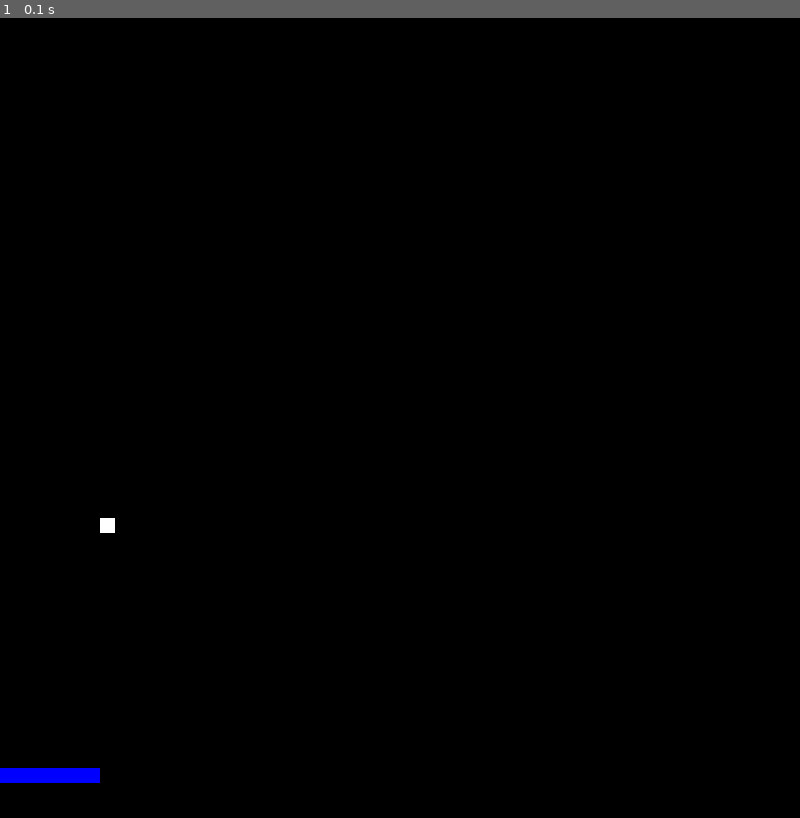
Above: before the commit, frame 1.
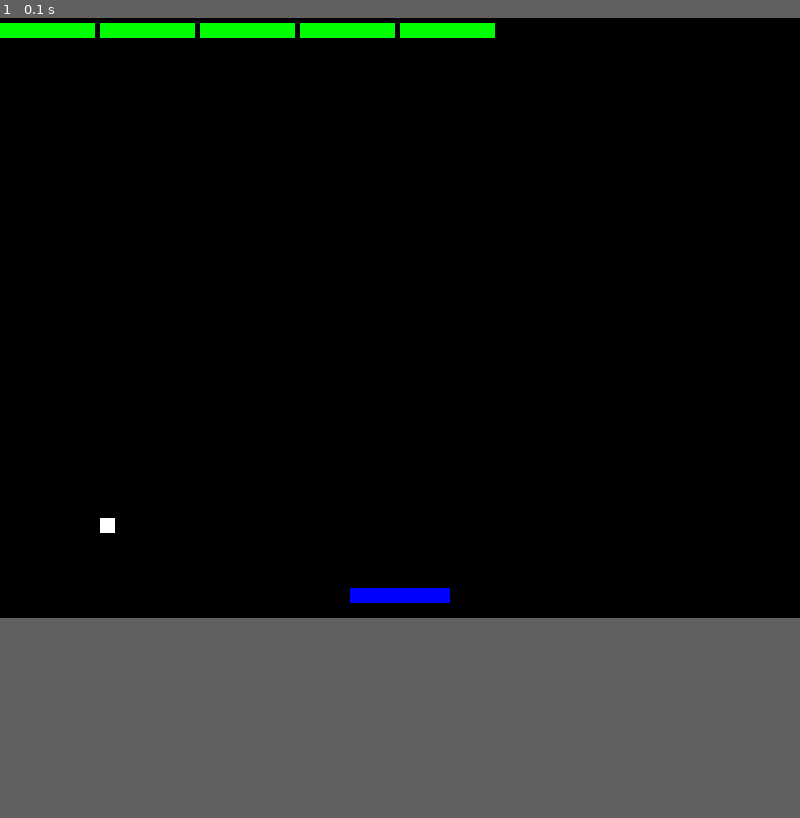
Above: after the commit, the same moment.

Repository: rodrigodinz/brick-breaker-pygame
Game: pygame game, started from jogo.py
The game is run twice, just before and just after one commit, with the same random seed, the same clock (stepped at 60 frames per second) and the same inputs.
Inputs:
- Up to frame 1 (0.1 s): no input
In our replay, the window is 800x800 before the commit and 800x600 after it. These sizes can differ from the game's own. Grey fills any space a smaller window leaves; there, only what the larger window draws over its background counts as a difference.

The runs differ from the first frame. In frame 1, 1.6% of the frame differs, in the area x 0-62%, y 0-96%.

Commit message:
Desenhado todos os blocos, bola e jogador na tela

Diff:
--- /dev/null
+++ b/as.py
@@ -0,0 +1,10 @@
+import sys
+
+print("Python:", sys.version)
+print("Executável:", sys.executable)
+
+try:
+    import pygame
+    print("Pygame:", pygame.__version__)
+except Exception as e:
+    print("Erro:", e)
--- a/jogo.py
+++ b/jogo.py
@@ -3,7 +3,7 @@
 #Inicializar
 pygame.init() #inicia o programa
 
-tamanho_tela = (800, 800) #tamanho da tela
+tamanho_tela = (800, 600) #tamanho da tela
 tela = pygame.display.set_mode(tamanho_tela) #cria a tela
 
 pygame.display.set_caption("Brick Breaker") #nome do jogo
@@ -24,11 +24,9 @@
 
 tamanho_jogador = 100 #tamanho do jogador
 
-jogador = pygame.Rect(0, 750, tamanho_jogador, 15) #Aqui estamos apenas criando um retangulo que é o jogador, depois vamos colocar ele na tela
+jogador = pygame.Rect((tamanho_tela[0] - tamanho_jogador) // 2, tamanho_tela[1] - 30, tamanho_jogador, 15) #Aqui estamos apenas criando um retangulo que é o jogador, depois vamos colocar ele na tela
 
 #=========================JOGO=======================
-
-tamanho_blocos = 75 #tamanho dos blocos
 
 qtde_blocos_linha = 8
 qtde_linhas = 5
@@ -44,8 +42,25 @@
 }
 
 def criar_blocos(qtde_blocos_linha, qtde_linhas):
+    altura = tamanho_tela[1] / 2
+    largura_tela = tamanho_tela[0]
+
     #A função da função é criar os blocos do jogo, que são os alvos da bola, e devolver uma lista com todos os blocos criados
+
+    largura_bloco = largura_tela / qtde_blocos_linha - 5
+    #Calcula a largura de cada bloco, dividindo a largura da tela pela quantidade de blocos por linha, depois diminui o tamanho do bloco em 5 pixels para que haja um espaço entre os blocos
+
+    altura_bloco = 15 #Define a altura de cada bloco
+
     blocos = [] #cria os blocos
+
+    bloco = pygame.Rect(50, 50, largura_bloco, 15) #cria o bloco
+    for i in range(qtde_linhas):
+        # criar o bloco
+        bloco = pygame.Rect(i * (largura_bloco + 5), 5, largura_bloco, altura_bloco)
+        # adicionar o bloco na lista de blocos
+        blocos.append(bloco)
+
     return blocos
 
 fim_jogo = False # Variável para controlar o fim do jogo
@@ -66,7 +81,15 @@
     #A sintaxe é onde, como (que cor) e o que. Nesse caso, na tela, com a cor azul e sendo a variável do tamanho jogador
     pygame.draw.rect(tela, cores["branco"], bola)
 
+def desenhar_blocos(blocos):
+    for bloco in blocos:
+        pygame.draw.rect(tela, cores["verde"], bloco)
+
+
+
 desenhar_inicio_jogo()
+blocos = criar_blocos(qtde_blocos_linha, qtde_linhas) #Cria os blocos do jogo
+desenhar_blocos(blocos) #Desenha os blocos na tela
 
 # Criar um loop infinito
 
